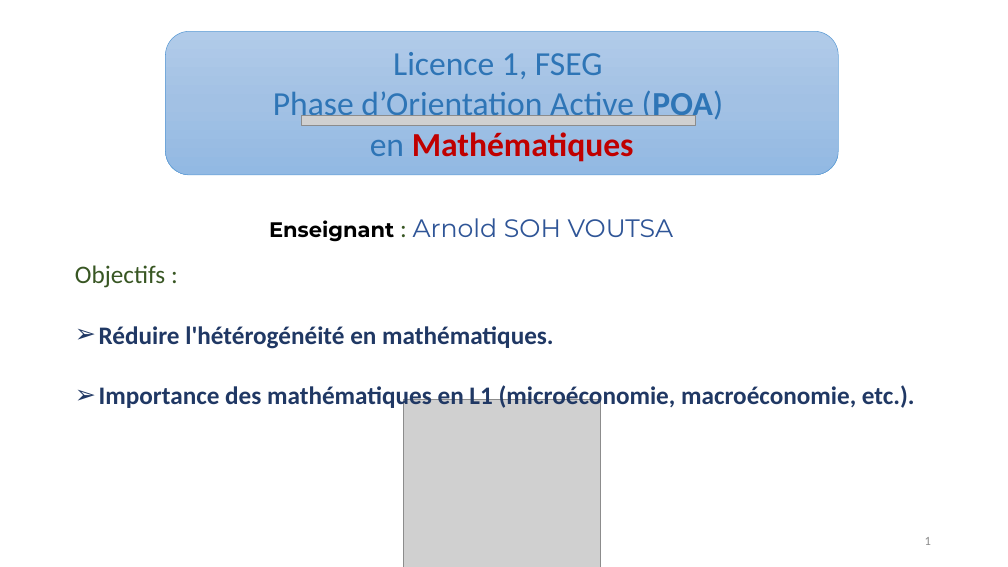
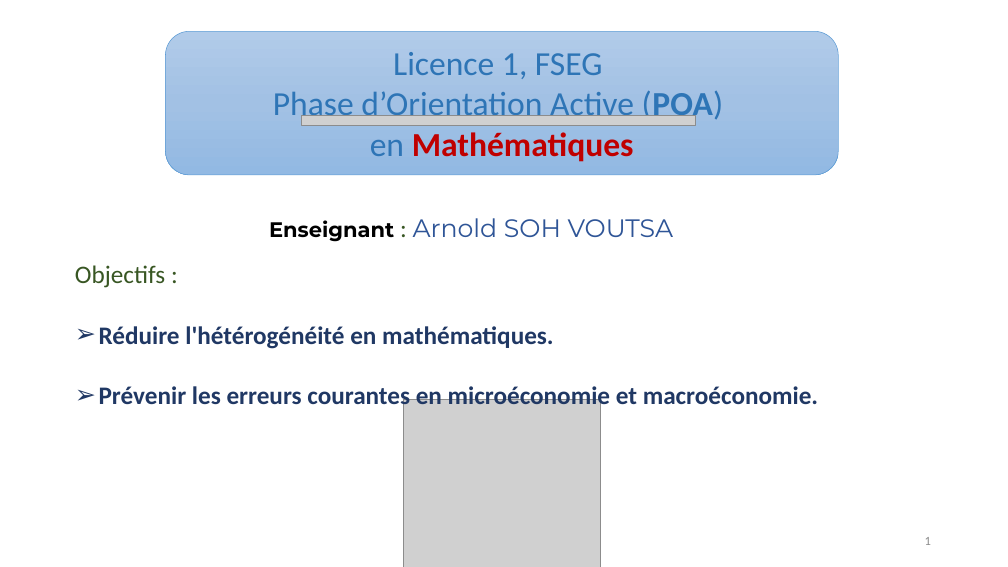
Before and after one commit to ArnoldSOH/Cours-L1-POA-FSEG-Creteil, a slide deck: slide 1 of L1/L1 POA Sem1/Cours POA L1.pptx. Drawn at 1008x567 pixels with LibreOffice and Linux fonts; fonts in the diff are those of the drawing; grey boxes stand for pictures. Boxes give left, top, right and bottom in pixels: in the first picture for what was removed or moved away, otherwise in the second. Text is boxed around its words. In the diff, an @@ line names an element or a change of style, - is before the commit and + after.

```diff
--- a/L1/L1 POA Sem1/Cours POA L1.pptx
+++ b/L1/L1 POA Sem1/Cours POA L1.pptx
@@ text at (99, 384, 818, 411): text changed @@
-➢ Importance des mathématiques en L1 (microéconomie, macroéconomie, etc.).
+➢ Prévenir les erreurs courantes en microéconomie et macroéconomie.
```
Also in this commit, not shown: 11 other slides changed, 10 slides added, 1 slide removed.
